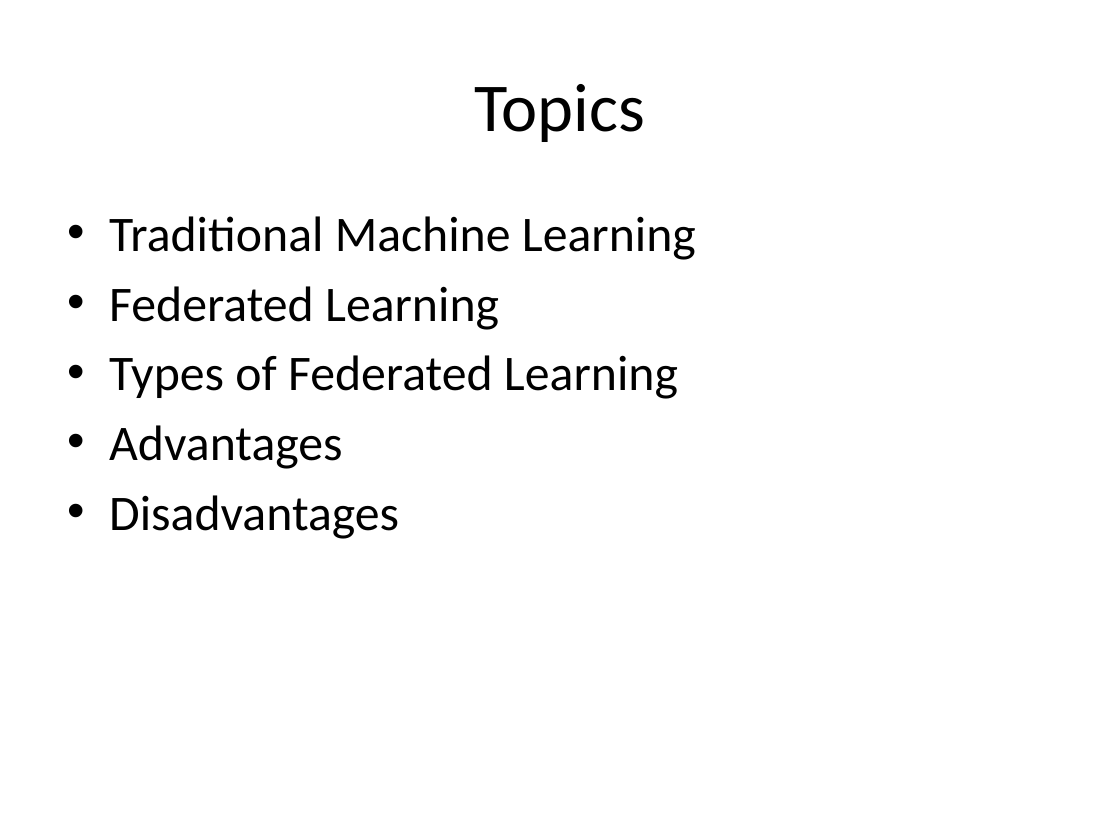
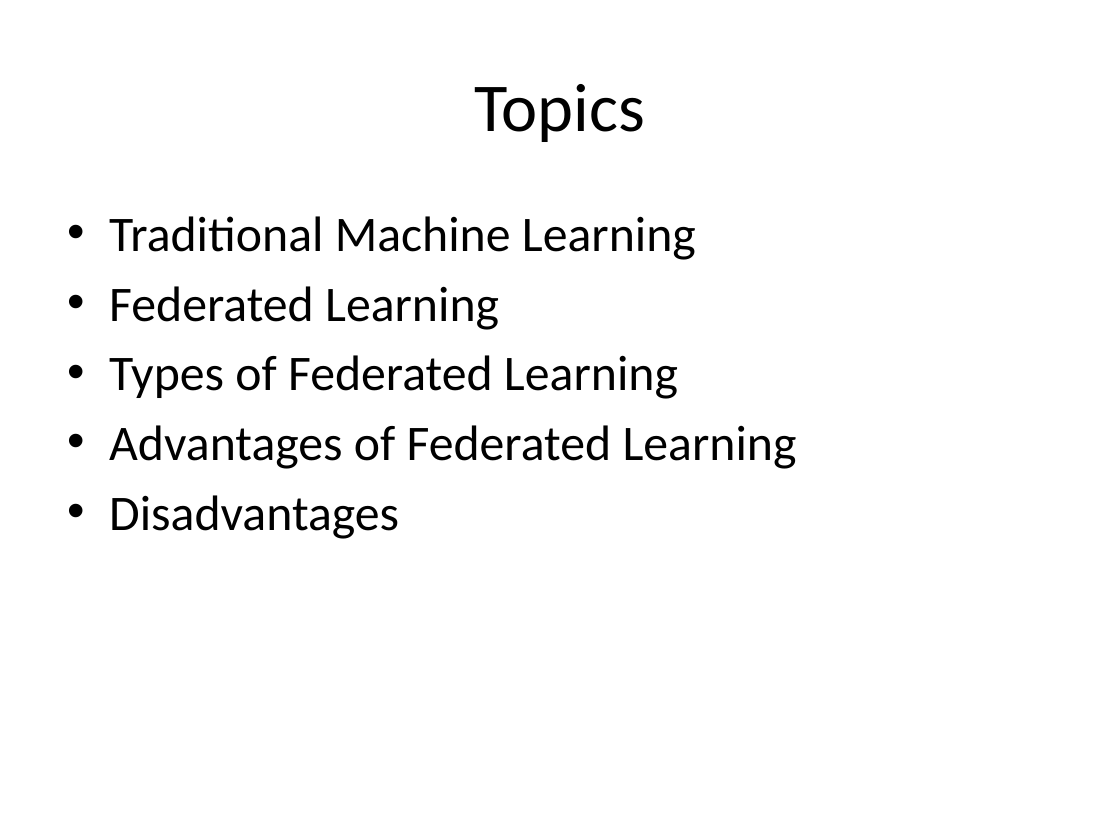
Before and after one commit to look4pritam/FederatedLearning, a slide deck: slide 2 of Presentations/FederatedLearning.pptx. Drawn at 1120x840 pixels with LibreOffice and Linux fonts; fonts in the diff are those of the drawing. Boxes give left, top, right and bottom in pixels: in the first picture for what was removed or moved away, otherwise in the second. Text is boxed around its words. In the diff, an @@ line names an element or a change of style, - is before the commit and + after.

```diff
--- a/Presentations/FederatedLearning.pptx
+++ b/Presentations/FederatedLearning.pptx
@@ text at [109,425,797,469]: text changed @@
-• Advantages
+• Advantages of Federated Learning
```
Also in this commit, not shown: 1 other slide changed, 1 slide added.
